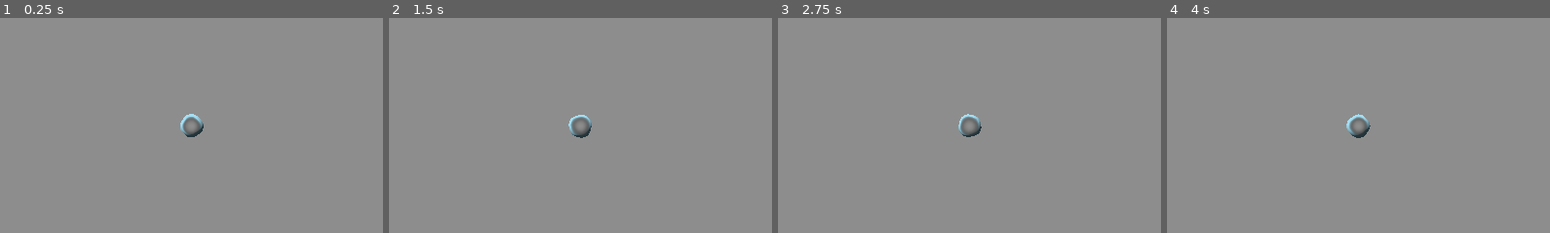
Above: before the commit, frames 1-4 (left to right).
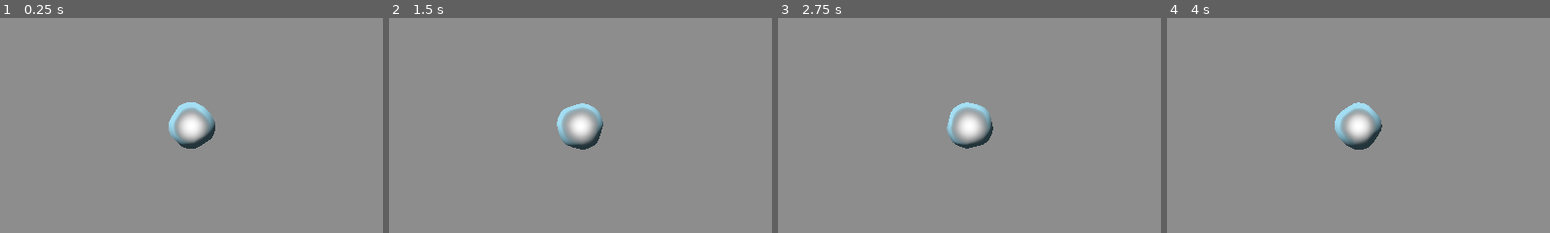
Above: after the commit, the same moments.

Repository: Ultimo-Momento-Responsable/GGJ2025
Game: Godot game, scene res://scenes/arena_base.tscn
Two runs of this game, one before a commit and one after it. Both use one fixed random seed, a clock stepped at 60 frames per second and the inputs below.
Inputs:
- Up to frame 1 (0.25 s): no input
- Up to frame 2 (1.5 s): tap Enter at 1.25 s
- Up to frame 3 (2.75 s): tap Space at 2 s
- Up to frame 4 (4 s): tap Enter at 3.5 s
The pictures show only the part of the screen within x 24-74%, y 24-74%; the shares and areas given below are measured in that part.

The runs differ from the first frame. In frame 1, 1.8% of the frame differs, in the area x 44-57%, y 39-61%; in frame 2, 1.8%; in frame 3, 1.8%; in frame 4, 1.8%.

Commit message:
boosters

Diff:
--- a/scenes/arena_base.tscn
+++ b/scenes/arena_base.tscn
@@ -1,7 +1,9 @@
-[gd_scene load_steps=5 format=3 uid="uid://b0ka3t3j4dwb1"]
+[gd_scene load_steps=7 format=3 uid="uid://b0ka3t3j4dwb1"]
 
-[ext_resource type="PackedScene" uid="uid://cdafg7k4x56gq" path="res://scenes/game_objects/bubble.tscn" id="2_8abf3"]
-[ext_resource type="PackedScene" path="res://scenes/game_objects/limits.tscn" id="2_r4jfj"]
+[ext_resource type="PackedScene" uid="uid://d1d5ot126tfxq" path="res://scenes/game_objects/bubble.tscn" id="2_8abf3"]
+[ext_resource type="PackedScene" uid="uid://btutgdslx4cfa" path="res://scenes/game_objects/limits.tscn" id="2_r4jfj"]
+[ext_resource type="Script" path="res://scripts/boosters.gd" id="3_fbx7w"]
+[ext_resource type="PackedScene" uid="uid://cndcrfwk8px4f" path="res://scenes/game_objects/bubbleBoost.tscn" id="3_t5qi0"]
 
 [sub_resource type="Environment" id="Environment_vhovg"]
 background_energy_multiplier = 1.84
@@ -36,3 +38,7 @@
 [node name="Bubble" parent="WorldEnvironment" instance=ExtResource("2_8abf3")]
 
 [node name="Limits" parent="WorldEnvironment" instance=ExtResource("2_r4jfj")]
+
+[node name="Boosters" type="Node3D" parent="WorldEnvironment"]
+script = ExtResource("3_fbx7w")
+booster = ExtResource("3_t5qi0")
--- a/scenes/game_objects/bubble.tscn
+++ b/scenes/game_objects/bubble.tscn
@@ -1,10 +1,18 @@
-[gd_scene load_steps=6 format=3 uid="uid://cdafg7k4x56gq"]
+[gd_scene load_steps=7 format=3 uid="uid://d1d5ot126tfxq"]
 
 [ext_resource type="Script" path="res://scripts/bubble.gd" id="1_rucui"]
 [ext_resource type="Shader" path="res://scenes/game_objects/bubble.gdshader" id="2_noukl"]
 
+[sub_resource type="StandardMaterial3D" id="StandardMaterial3D_lj0sk"]
+diffuse_mode = 3
+albedo_color = Color(0.536745, 0.780457, 1, 1)
+refraction_scale = 1.0
+detail_enabled = true
+detail_blend_mode = 1
+
 [sub_resource type="ShaderMaterial" id="ShaderMaterial_vfyjj"]
 render_priority = 0
+next_pass = SubResource("StandardMaterial3D_lj0sk")
 shader = ExtResource("2_noukl")
 shader_parameter/fuwafuwa_speed = 3.0
 shader_parameter/fuwafuwa_size = 0.1
@@ -19,7 +27,9 @@
 [sub_resource type="SphereShape3D" id="SphereShape3D_m5rrv"]
 
 [node name="Bubble" type="CharacterBody3D"]
+transform = Transform3D(2, 0, 0, 0, 2, 0, 0, 0, 2, 0, 0, 0)
 motion_mode = 1
+safe_margin = 0.5
 script = ExtResource("1_rucui")
 
 [node name="MeshInstance3D" type="MeshInstance3D" parent="."]
--- a/scenes/viewport.tscn
+++ b/scenes/viewport.tscn
@@ -48,10 +48,7 @@
 [node name="SubViewport" type="SubViewport" parent="SubViewportContainer"]
 transparent_bg = true
 handle_input_locally = false
-msaa_3d = 2
 size = Vector2i(1148, 640)
 render_target_update_mode = 4
 
-[node name="DirectionalLight3D" type="DirectionalLight3D" parent="SubViewportContainer/SubViewport"]
-
 [node name="ArenaBase" parent="SubViewportContainer/SubViewport" instance=ExtResource("2_bxpo0")]
--- a/scripts/bubble.gd
+++ b/scripts/bubble.gd
@@ -29,5 +29,11 @@
 	if get_slide_collision_count() > 0:
 		for i in range(get_slide_collision_count()):
 			var collision = get_slide_collision(i)
-			var normal = collision.get_normal()  # Obtén la normal de la colisión
-			velocity = velocity.bounce(normal)  # Rebotar usando la normal
+			var collider = collision.get_collider()
+			if collider:
+				if collider.is_in_group('boosters'):
+					collider.queue_free()
+					scale *= 1.2
+				else:
+					var normal = collision.get_normal()  # Obtén la normal de la colisión
+					velocity = velocity.bounce(normal)  # Rebotar usando la normal
